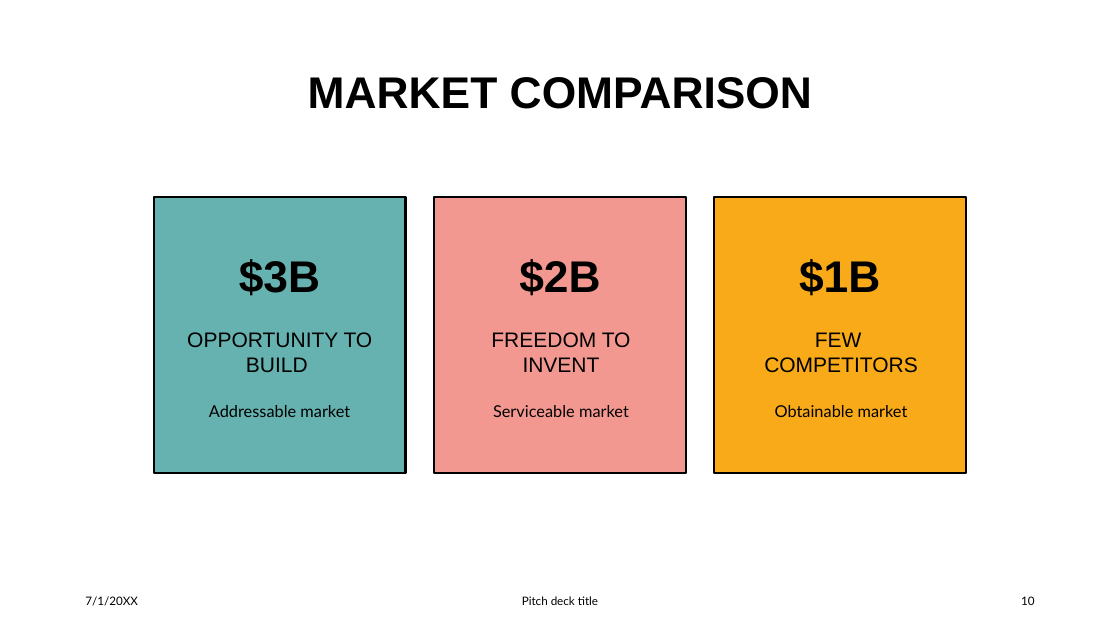
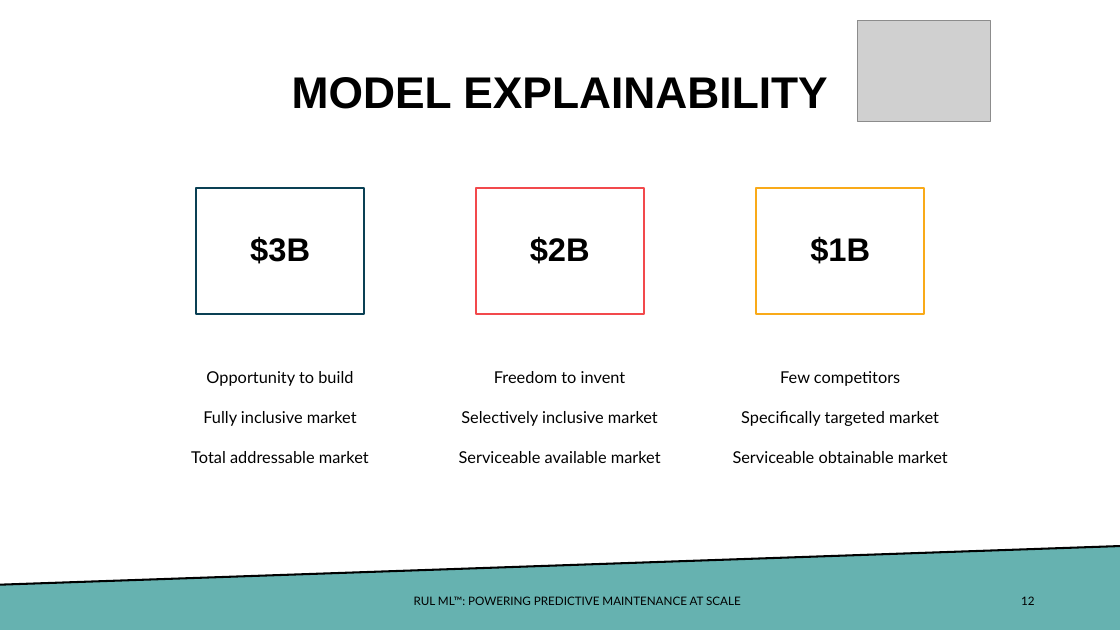
Before and after one commit to ddealwis09/Remaining_Useful_Life, a slide deck: slide 12 of docs/FourthBrain Capstone Demo Day Deck.pptx (slide 10 before the commit). Drawn at 1120x630 pixels with LibreOffice and Linux fonts; fonts in the diff are those of the drawing; grey boxes stand for pictures. Boxes give left, top, right and bottom in pixels: in the first picture for what was removed or moved away, otherwise in the second. Text is boxed around its words. In the diff, an @@ line names an element or a change of style, - is before the commit and + after.

Commit message:
final deck updates

```diff
--- a/docs/FourthBrain Capstone Demo Day Deck.pptx
+++ b/docs/FourthBrain Capstone Demo Day Deck.pptx
@@ picture added at [858, 20, 991, 121] @@
@@ title at [292, 77, 827, 109]: text changed @@
-MARKET COMPARISON
+MODEL EXPLAINABILITY
@@ text "$3B": place and size @@
-text "$3B" at [154, 197, 406, 473]
+text "$3B" at [197, 188, 365, 314]
@@ text "$3B" at [197, 188, 365, 314]: size 38 to 28 pt; vertical alignment top to middle; fill #66B2B0 to none; outline #000000 1.75 pt to #0A4054 1.75 pt @@
@@ text "$2B": place and size @@
-text "$2B" at [434, 197, 686, 473]
+text "$2B" at [476, 188, 644, 314]
@@ text "$2B" at [476, 188, 644, 314]: size 38 to 28 pt; vertical alignment top to middle; fill #F39891 to none; outline #000000 1.75 pt to #F2494C 1.75 pt @@
@@ text "$1B": place and size @@
-text "$1B" at [714, 197, 966, 473]
+text "$1B" at [756, 188, 924, 314]
@@ text "$1B" at [756, 188, 924, 314]: size 38 to 28 pt; vertical alignment top to middle; fill #F9AA19 to none; outline #000000 1.75 pt to #F9AA19 1.75 pt @@
@@ text removed at [764, 332, 917, 373] @@
-FEW
-COMPETITORS
@@ text at [191, 371, 369, 463]: text changed; size 18 to 14 pt; font Arial to Lato @@
-OPPORTUNITY TO BUILD
+Opportunity to build
+Fully inclusive market
+Total addressable market
@@ text at [459, 371, 661, 463]: text changed; size 18 to 14 pt; font Arial to Lato @@
-FREEDOM TO INVENT
+Freedom to invent
+Selectively inclusive market
+Serviceable available market
@@ text at [733, 371, 948, 463]: text changed @@
-Obtainable market
+Few competitors
+Specifically targeted market
+Serviceable obtainable market
@@ text removed at [209, 405, 350, 417] @@
-Addressable market
@@ text removed at [493, 405, 629, 417] @@
-Serviceable market
@@ freeform shape added at [0, 546, 1120, 630], fill #66B2B0 @@
@@ line added from (1120, 546) to (0, 585), #000000 1.75 pt @@
@@ text removed at [85, 596, 138, 606] @@
-7/1/20XX
@@ text at [414, 596, 741, 605]: text changed @@
-Pitch deck title
+RUL ML™: POWERING PREDICTIVE MAINTENANCE AT SCALE
@@ page number at [1021, 596, 1034, 605]: text changed @@
-10
+12
```
Also in this commit, not shown: 12 other slides changed, 3 slides added, 7 slides removed, 1 other file.
